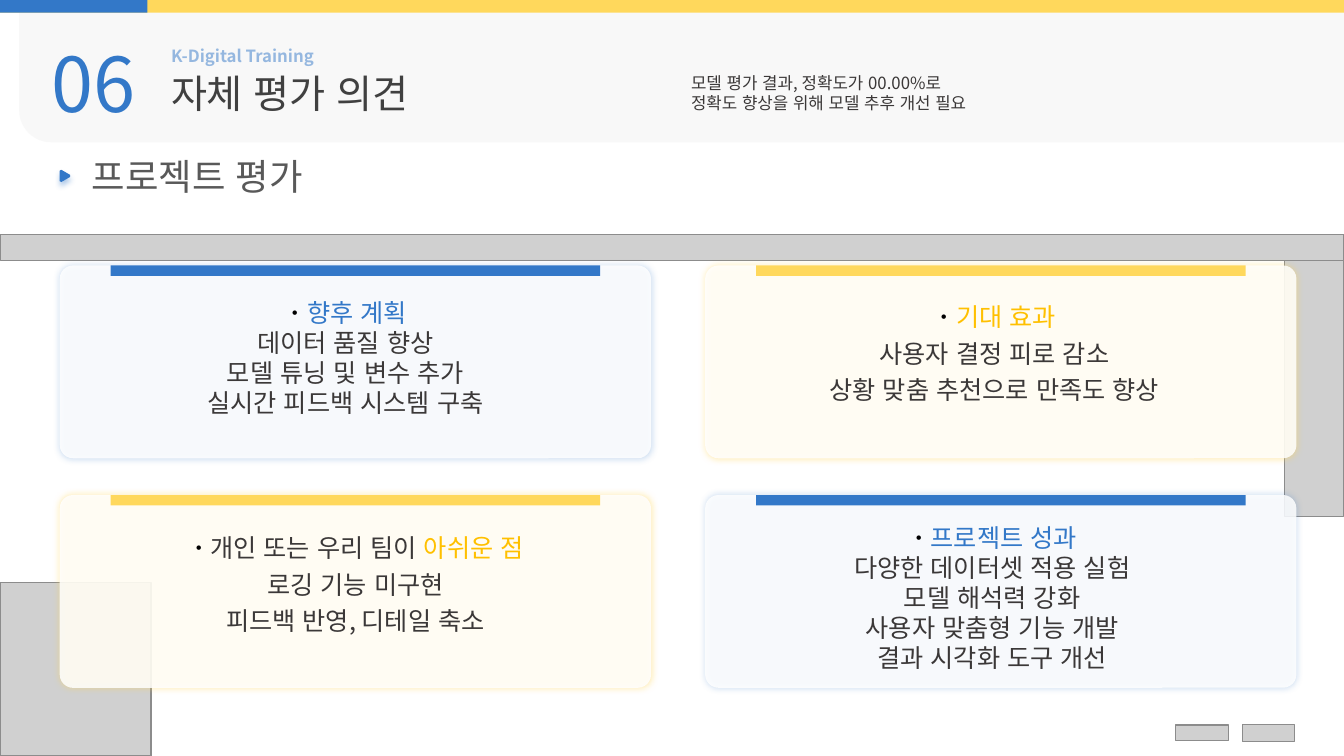
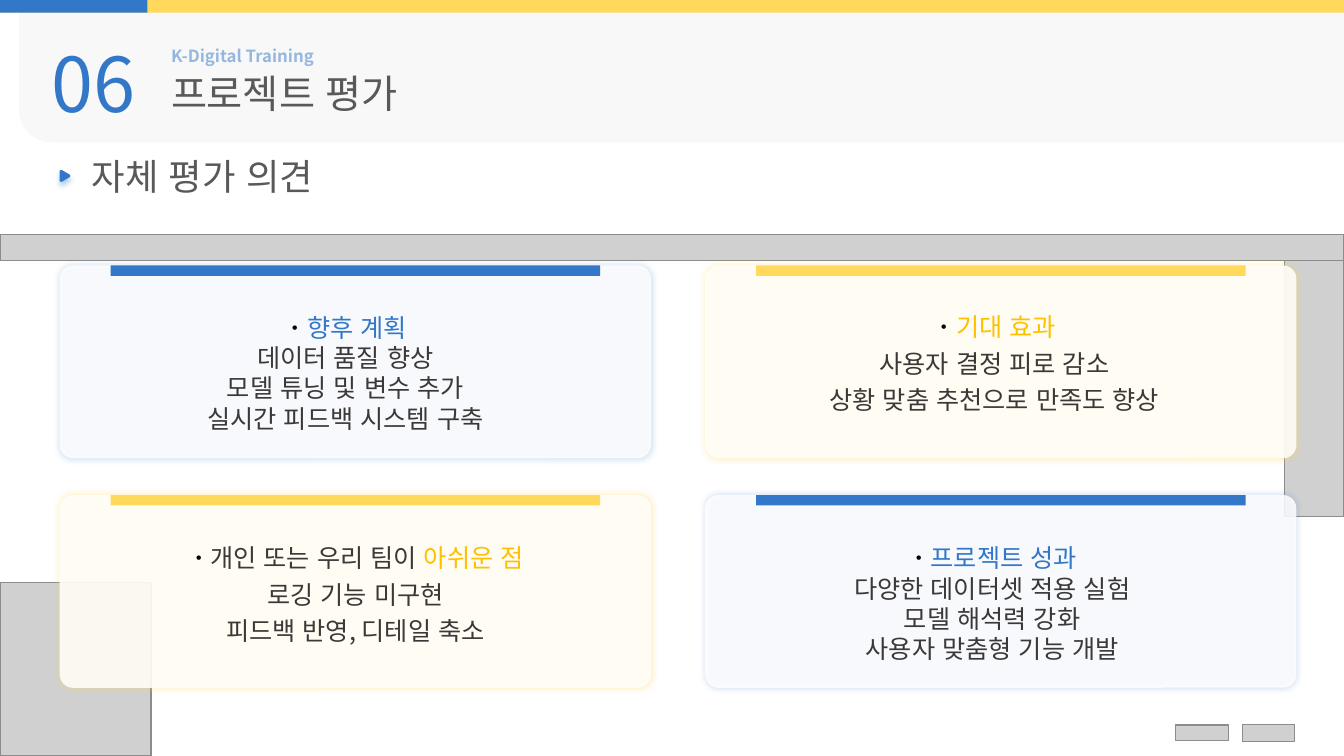
Before and after one commit to Hiddle00/project2_weather, a slide deck: slide 33 of 최종발표/05.D팀_최종발표.pptx. Drawn at 1344x756 pixels with LibreOffice and Linux fonts; fonts in the diff are those of the drawing; grey boxes stand for pictures; background and template pictures are left out. Boxes give left, top, right and bottom in pixels: in the first picture for what was removed or moved away, otherwise in the second. Text is boxed around its words. In the diff, an @@ line names an element or a change of style, - is before the commit and + after.

```diff
--- a/최종발표/05.D팀_최종발표.pptx
+++ b/최종발표/05.D팀_최종발표.pptx
@@ text at box(171, 75, 398, 111): text changed; text colour #404040 to #595959 @@
-자체 평가 의견
+프로젝트 평가
@@ text removed at box(691, 75, 966, 111) @@
-모델 평가 결과, 정확도가 00.00%로
-정확도 향상을 위해 모델 추후 개선 필요
@@ text at box(92, 160, 313, 193): text changed @@
-프로젝트 평가
+자체 평가 의견
@@ text "ㆍ향후 계획": place and size @@
-text "ㆍ향후 계획" at box(207, 301, 483, 414)
+text "ㆍ향후 계획" at box(207, 316, 483, 430)
@@ text "ㆍ기대 효과": place and size @@
-text "ㆍ기대 효과" at box(830, 305, 1159, 401)
+text "ㆍ기대 효과" at box(830, 315, 1159, 411)
@@ text at box(284, 316, 406, 339): line spacing 1 to 3 @@
@@ text at box(933, 315, 1055, 338): line spacing 1.2 to 3 @@
@@ text "ㆍ개인 또는 우리 팀이 아쉬운 ...": place and size @@
-text "ㆍ개인 또는 우리 팀이 아쉬운 ..." at box(187, 536, 524, 635)
+text "ㆍ개인 또는 우리 팀이 아쉬운 ..." at box(187, 546, 524, 645)
@@ text "ㆍ프로젝트 성과": place and size @@
-text "ㆍ프로젝트 성과" at box(854, 526, 1130, 669)
+text "ㆍ프로젝트 성과" at box(854, 546, 1130, 660)
@@ text at box(187, 546, 524, 569): line spacing 1.2 to 3 @@
@@ text at box(907, 546, 1076, 569): line spacing 1 to 3 @@
@@ text at box(877, 646, 1107, 669): paragraph removed @@
-결과 시각화 도구 개선
```
Also in this commit, not shown: 13 other slides changed, 4 other files.
